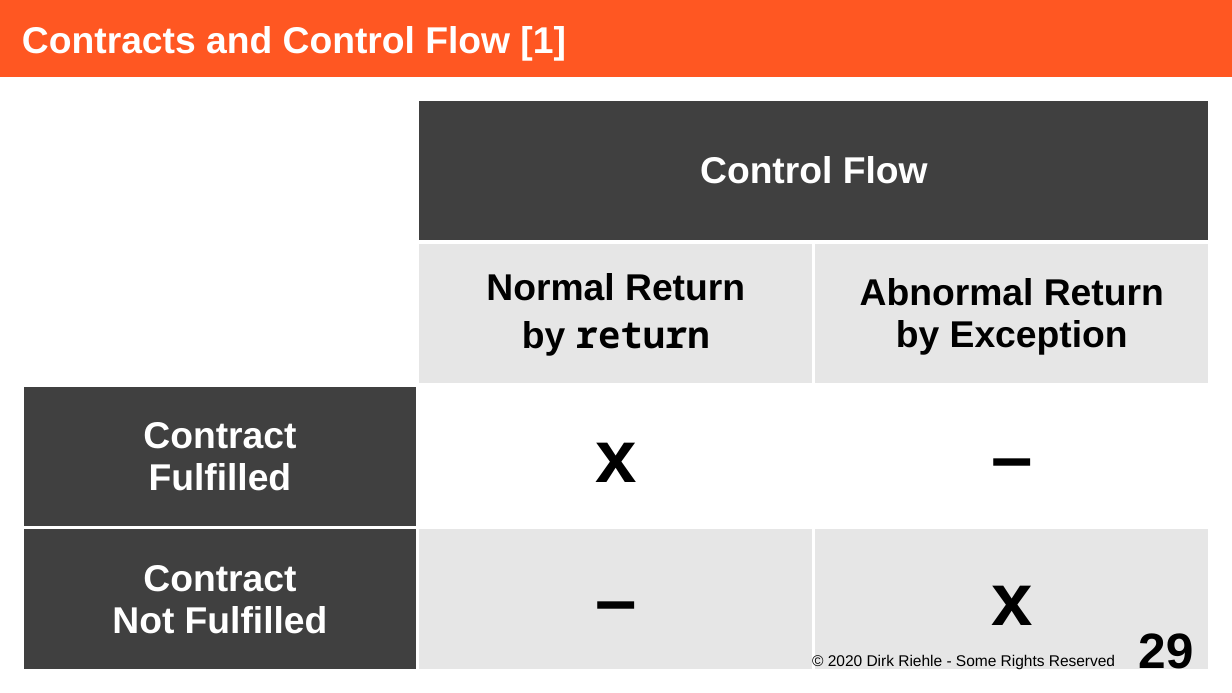
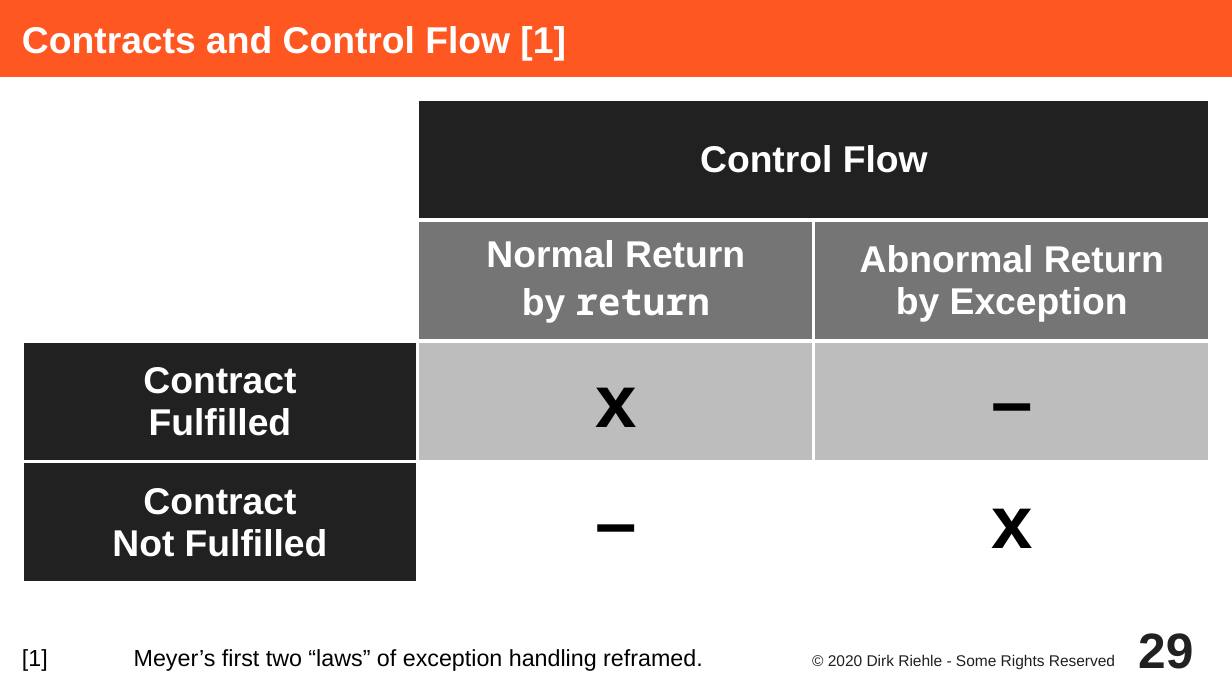
Before and after one commit to dirkriehle/adap-course, a slide deck: slide 29 of Lecture Slides/ADAP C05 - Design by Contract.odp. Drawn at 1232x693 pixels with LibreOffice and Linux fonts; fonts in the diff are those of the drawing. Boxes give left, top, right and bottom in pixels: in the first picture for what was removed or moved away, otherwise in the second. Text is boxed around its words. In the diff, an @@ line names an element or a change of style, - is before the commit and + after.

```diff
--- a/Lecture Slides/ADAP C05 - Design by Contract.odp
+++ b/Lecture Slides/ADAP C05 - Design by Contract.odp
@@ table at box(22, 99, 1211, 584) @@
@@ fill #404040 to #212121 in 3 cells @@
@@ fill #E6E6E6 to #757575 in 2 cells @@
@@ fill #FFFFFF to #BDBDBD in 2 cells @@
@@ fill #E6E6E6 to #FFFFFF in 2 cells @@
@@ text colour #000000 to #FFFFFF in "Normal Return", "by return", "Abnormal Return", "by Exception" @@
@@ borders changed @@
@@ page number at box(1138, 633, 1193, 669): text colour #000000 to #212121 @@
@@ text added at box(22, 649, 703, 671), 15 pt, text #000000 @@
+[1] Meyer’s first two “laws” of exception handling reframed.
@@ text "© 2020 Dirk Riehle - ..." at box(828, 654, 1115, 670): text colour #000000 to #212121 @@
```
Also in this commit, not shown: 33 other slides changed, 1 other file.
